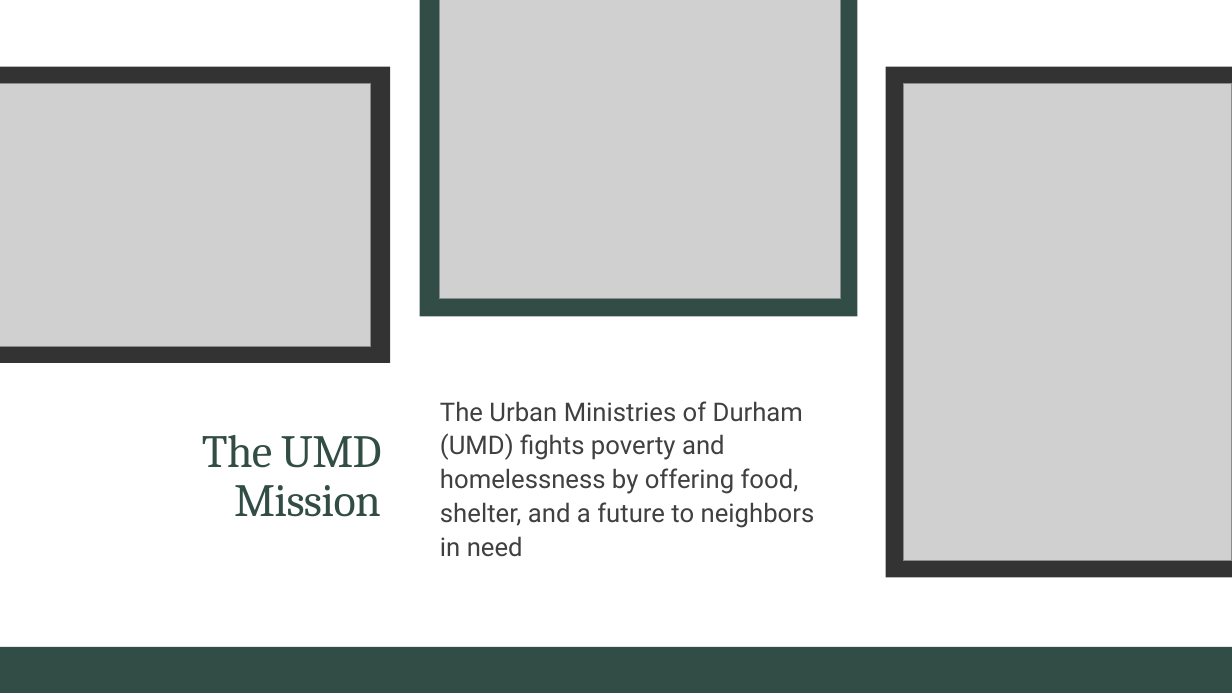
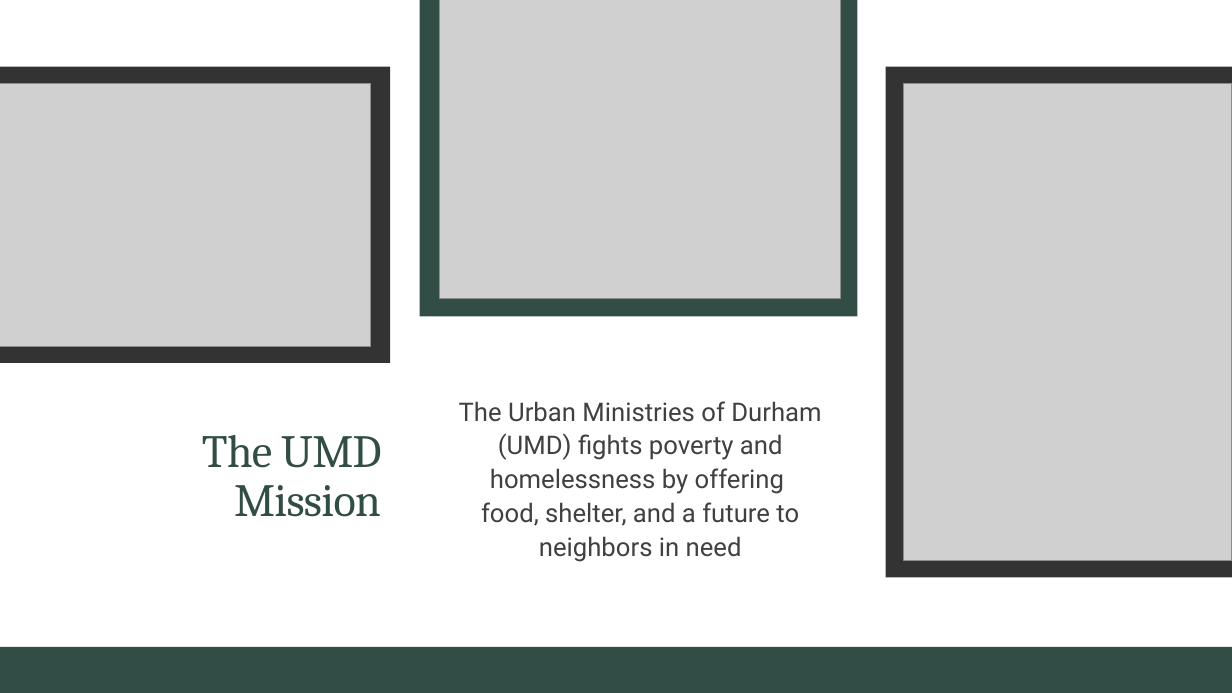
Before and after one commit to datasci611/bios611-projects-fall-2019-alvinthomas, a slide deck: slide 2 of project_1/results/project1_presentation_alvinthomas.pptx. Drawn at 1232x693 pixels with LibreOffice and Linux fonts; fonts in the diff are those of the drawing; grey boxes stand for pictures. Boxes give left, top, right and bottom in pixels: in the first picture for what was removed or moved away, otherwise in the second. Text is boxed around its words. In the diff, an @@ line names an element or a change of style, - is before the commit and + after.

```diff
--- a/project_1/results/project1_presentation_alvinthomas.pptx
+++ b/project_1/results/project1_presentation_alvinthomas.pptx
@@ text "The Urban Ministries of Durham ..." at (459, 401, 821, 562): alignment left to centre @@
```
Also in this commit, not shown: 4 other slides changed, 2 slides added, 1 slide removed, 1 other file.
